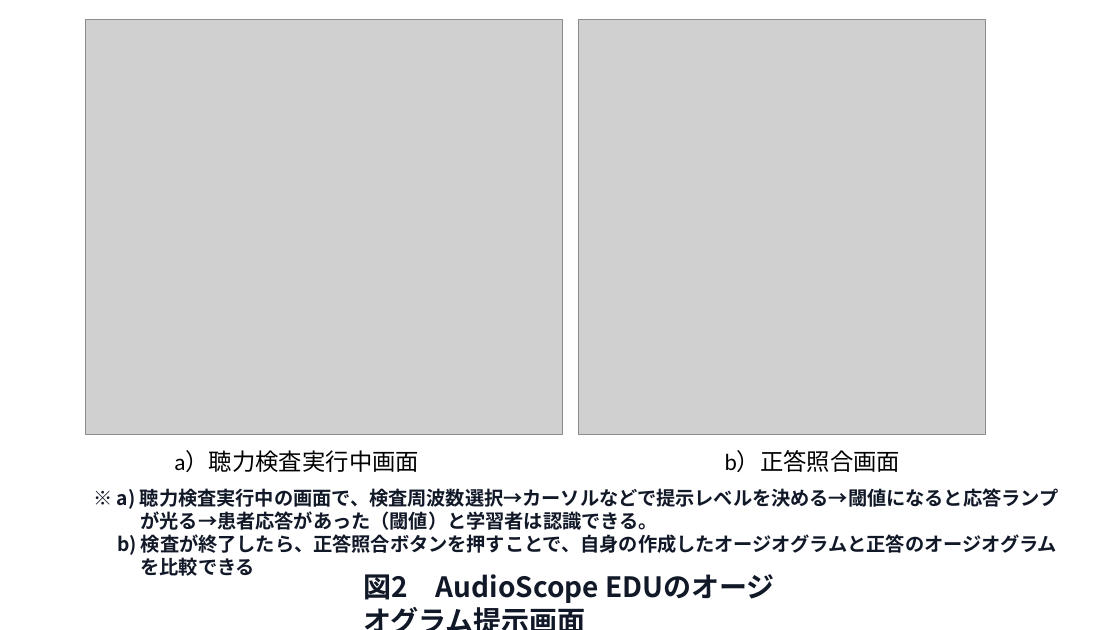
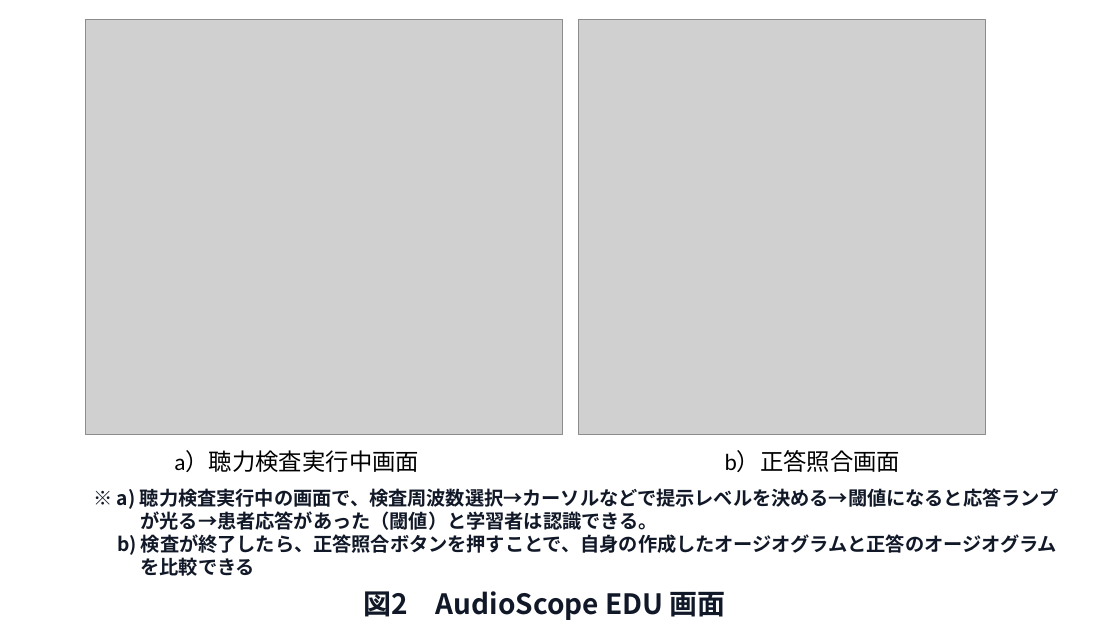
Before and after one commit to HIdechan-Maeda/Audiogram-masking-training-ver.2, a slide deck: slide 2 of docs/pilot-study/manuscripts/submission_v2.32/figures/Figure1~3_AudioScopeEDU_generation.pptx. Drawn at 1120x630 pixels with LibreOffice and Linux fonts; fonts in the diff are those of the drawing; grey boxes stand for pictures. Boxes give left, top, right and bottom in pixels: in the first picture for what was removed or moved away, otherwise in the second. Text is boxed around its words. In the diff, an @@ line names an element or a change of style, - is before the commit and + after.

```diff
--- a/docs/pilot-study/manuscripts/submission_v2.32/figures/Figure1~3_AudioScopeEDU_generation.pptx
+++ b/docs/pilot-study/manuscripts/submission_v2.32/figures/Figure1~3_AudioScopeEDU_generation.pptx
@@ text at [363, 591, 726, 620]: text changed @@
-図2 AudioScope EDUのオージオグラム提示画面
+図2 AudioScope EDU 画面
```
Also in this commit, not shown: 2 other slides changed.
